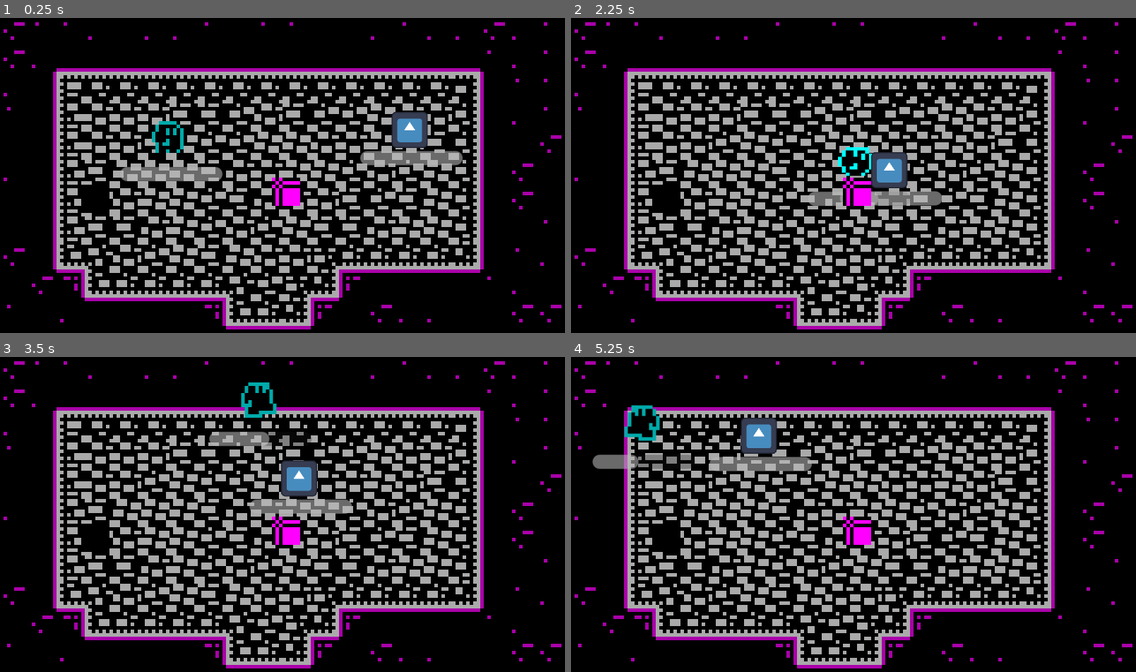
Above: before the commit, frames 1-4 (two rows, left to right).
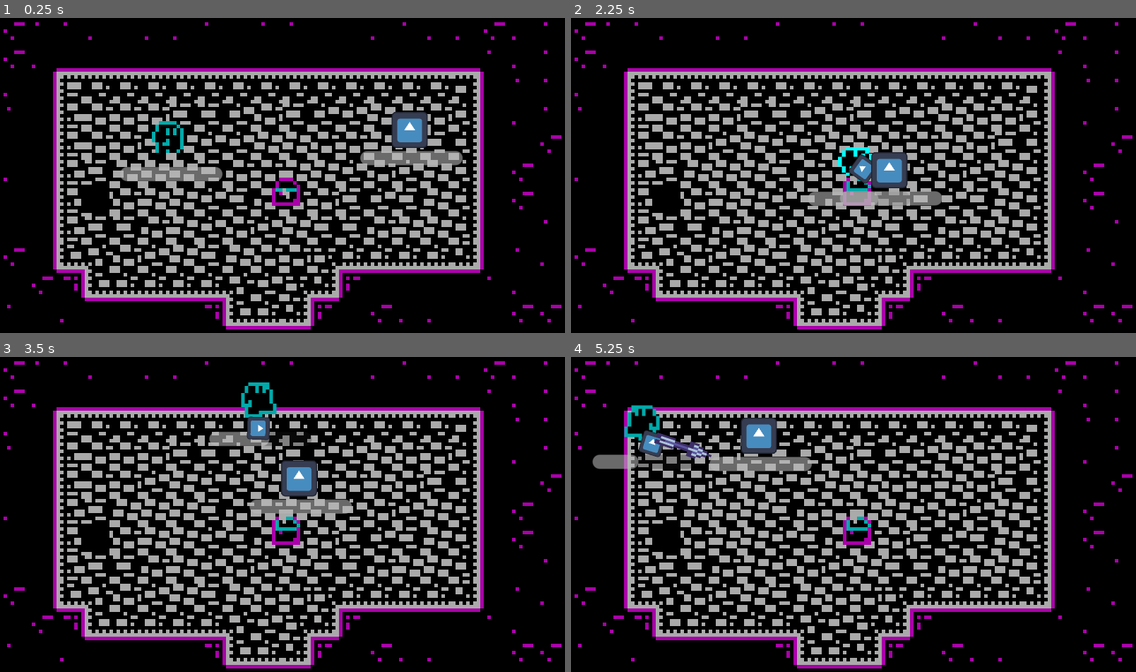
Above: after the commit, the same moments.

Repository: Renan-G-projec/DungeonWarrior
Game: Godot game, scene res://scenes/main.tscn
Same seed, same stepped clock (60 frames per second), same inputs: the game is played once before the commit and once after it. The engine's default icon, where the game draws it, is replaced by a stand-in: a white triangle on a blue panel in a dark square.
Inputs (mouse positions are in pixels of both pictures, inside the frame that each line leads up to):
- Up to frame 1 (0.25 s): no input
- Up to frame 2 (2.25 s): tap Enter at 0.5 s; move the mouse to (977, 159) at 0.52 s; hold D (walk_right) 0.53-1.28 s; tap E (Interact) at 0.6, 1.55, 2.1 s; click (977, 159) at 0.67 s; tap Shift (dash) at 0.8, 1.35 s; move the mouse to (740, 191) at 1.27 s; hold S (walk_down) 1.28-2.03 s; move the mouse to (910, 103) at 2.02 s; hold D (walk_right) from 2.03 s (still down)
- Up to frame 3 (3.5 s): tap Shift (dash) at 2.3 s; move the mouse to (254, 577) at 2.77 s; release D (walk_right) at 2.78 s; hold W (walk_up) from 2.78 s (still down); click (254, 577) at 2.85 s; tap E (Interact) at 3.05 s
- Up to frame 4 (5.25 s): move the mouse to (1023, 561) at 3.52 s; release W (walk_up) at 3.53 s; hold A (walk_left) 3.53-5.03 s; tap Shift (dash) at 3.6 s; move the mouse to (684, 464) at 4.27 s; tap Alt at 4.35 s; tap E (Interact) at 4.55, 5.1 s; move the mouse to (881, 514) at 5.02 s; hold S (walk_down) from 5.03 s (still down); click (881, 514) at 5.17 s

The runs differ from the first frame. In frame 1, 0.4% of the frame differs, in the area x 48-54%, y 50-60%; in frame 2, 0.6%; in frame 3, 0.7%; in frame 4, 1.0%, in the area x 12-54%, y 23-60%.
Error before the commit: Invalid call. Nonexistent function '_squash_animation' in base 'Node (FeelComponent)'. (res://features/player/player.gd:27)

Commit message:
feat: Added chest sprites to the game. AMDG

Diff:
--- a/features/chest/chest.gd
+++ b/features/chest/chest.gd
@@ -4,6 +4,13 @@
 
 var _containing_item: WeaponBase = null
 var _player_ref: Player = null
+var _opened: bool = false:
+	set(val):
+		_opened = val
+		if _opened:
+			$Sprite2D.frame = 1
+		else:
+			$Sprite2D.frame = 0
 
 func _ready() -> void:
 	for child in get_children():
@@ -15,13 +22,14 @@
 		_player_ref = body
 
 func _physics_process(delta: float) -> void:
-	if Input.is_action_just_pressed("Interact") && _player_ref && _containing_item:
+	if !_opened && Input.is_action_just_pressed("Interact") && _player_ref && _containing_item:
 		if _player_ref.weapon:
 			_player_ref.weapon.queue_free()
 		remove_child(_containing_item)
 		_player_ref.add_child(_containing_item)
 		_player_ref.weapon = _containing_item
 		_player_ref.weapon.position = Vector2.ZERO
+		_opened = true
 
 func _on_area_2d_body_exited(body: Node2D) -> void:
 	if body is Player:
--- a/features/chest/chest.tscn
+++ b/features/chest/chest.tscn
@@ -1,9 +1,29 @@
 [gd_scene format=3 uid="uid://cwy77uvnadex"]
 
 [ext_resource type="Script" uid="uid://dab44aylutv52" path="res://features/chest/chest.gd" id="1_njc3y"]
+[ext_resource type="Texture2D" uid="uid://ykv6v0sx6etc" path="res://features/chest/chest.png" id="2_vat15"]
 
-[sub_resource type="PlaceholderTexture2D" id="PlaceholderTexture2D_d1p6d"]
-size = Vector2(8, 8)
+[sub_resource type="AtlasTexture" id="AtlasTexture_h333q"]
+atlas = ExtResource("2_vat15")
+region = Rect2(0, 0, 8, 8)
+
+[sub_resource type="AtlasTexture" id="AtlasTexture_almba"]
+atlas = ExtResource("2_vat15")
+region = Rect2(8, 0, 8, 8)
+
+[sub_resource type="SpriteFrames" id="SpriteFrames_d1p6d"]
+animations = [{
+"frames": [{
+"duration": 1.0,
+"texture": SubResource("AtlasTexture_h333q")
+}, {
+"duration": 1.0,
+"texture": SubResource("AtlasTexture_almba")
+}],
+"loop": 0,
+"name": &"default",
+"speed": 5.0
+}]
 
 [sub_resource type="RectangleShape2D" id="RectangleShape2D_d1p6d"]
 size = Vector2(8, 8)
@@ -16,8 +36,8 @@
 collision_mask = 0
 script = ExtResource("1_njc3y")
 
-[node name="Sprite2D" type="Sprite2D" parent="." unique_id=579084523]
-texture = SubResource("PlaceholderTexture2D_d1p6d")
+[node name="Sprite2D" type="AnimatedSprite2D" parent="." unique_id=2078029922]
+sprite_frames = SubResource("SpriteFrames_d1p6d")
 
 [node name="CollisionShape2D" type="CollisionShape2D" parent="." unique_id=2102221185]
 shape = SubResource("RectangleShape2D_d1p6d")
--- a/features/components/feel_component.gd
+++ b/features/components/feel_component.gd
@@ -20,7 +20,7 @@
 	_hit_tween = create_tween().set_ease(Tween.EASE_OUT).set_trans(Tween.TRANS_QUAD)
 	_hit_tween.tween_property(sprite, "modulate", Color.WHITE, time)
 
-# If no sprite is provided, changes all the parent scale. USE CAREFULLY W
+# If no sprite is provided, changes all the parent scale. USE CAREFULLY
 func squash_animation(sprite: Node2D = null, squash_scale: Vector2 = Vector2(1.2, 0.8), time: float = 0.1) -> void:
 	if _squash_tween:
 		_squash_tween.kill()
--- a/features/player/player.gd
+++ b/features/player/player.gd
@@ -24,7 +24,7 @@
 		weapon.attack()
 	if Input.is_action_just_pressed("dash"):
 		dash_component.dash(_get_mouse_direction())
-		feel_component._squash_animation($Sprite2D, $Sprite2D.scale * 0.9)
+		feel_component.squash_animation($Sprite2D, $Sprite2D.scale * 0.9)
 
 func _update_velocity() -> void:
 	if knockback.is_active():
--- a/scenes/main.tscn
+++ b/scenes/main.tscn
@@ -13,15 +13,15 @@
 
 [node name="Room1" parent="." unique_id=1991131083 instance=ExtResource("2_jyhfs")]
 
+[node name="Chest" parent="." unique_id=293850047 instance=ExtResource("5_tbgi4")]
+position = Vector2(81, 50)
+
+[node name="Bow" parent="Chest" unique_id=148830378 instance=ExtResource("6_tefeu")]
+position = Vector2(-73, 55)
+
 [node name="Player" parent="." unique_id=2017001837 instance=ExtResource("2_0wfyh")]
 unique_name_in_owner = true
 position = Vector2(48, 39)
 
 [node name="EnemyBase" parent="." unique_id=651179315 instance=ExtResource("3_sugp2")]
 position = Vector2(121, 32)
-
-[node name="Chest" parent="." unique_id=293850047 instance=ExtResource("5_tbgi4")]
-position = Vector2(81, 50)
-
-[node name="Bow" parent="Chest" unique_id=148830378 instance=ExtResource("6_tefeu")]
-position = Vector2(-73, 55)
Binary file added: features/chest/chest.png
Not shown, added: features/chest/chest.png.import
